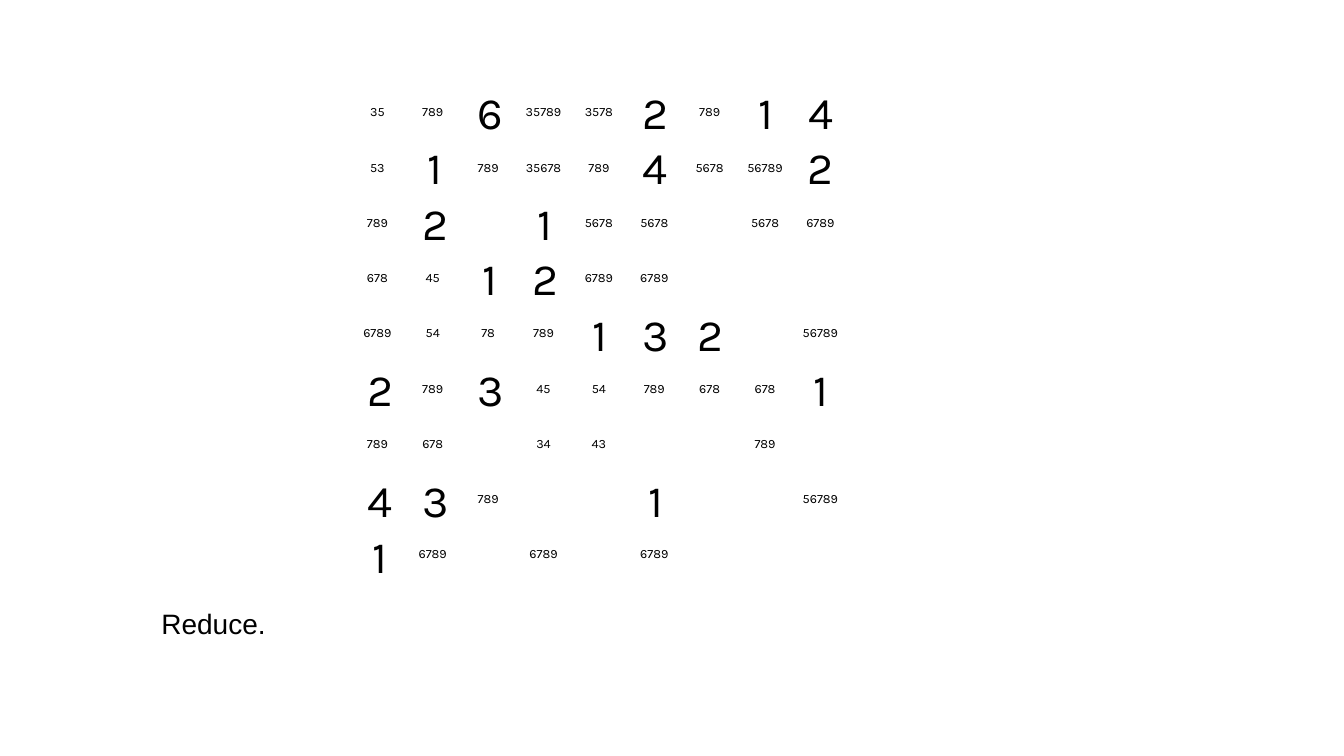
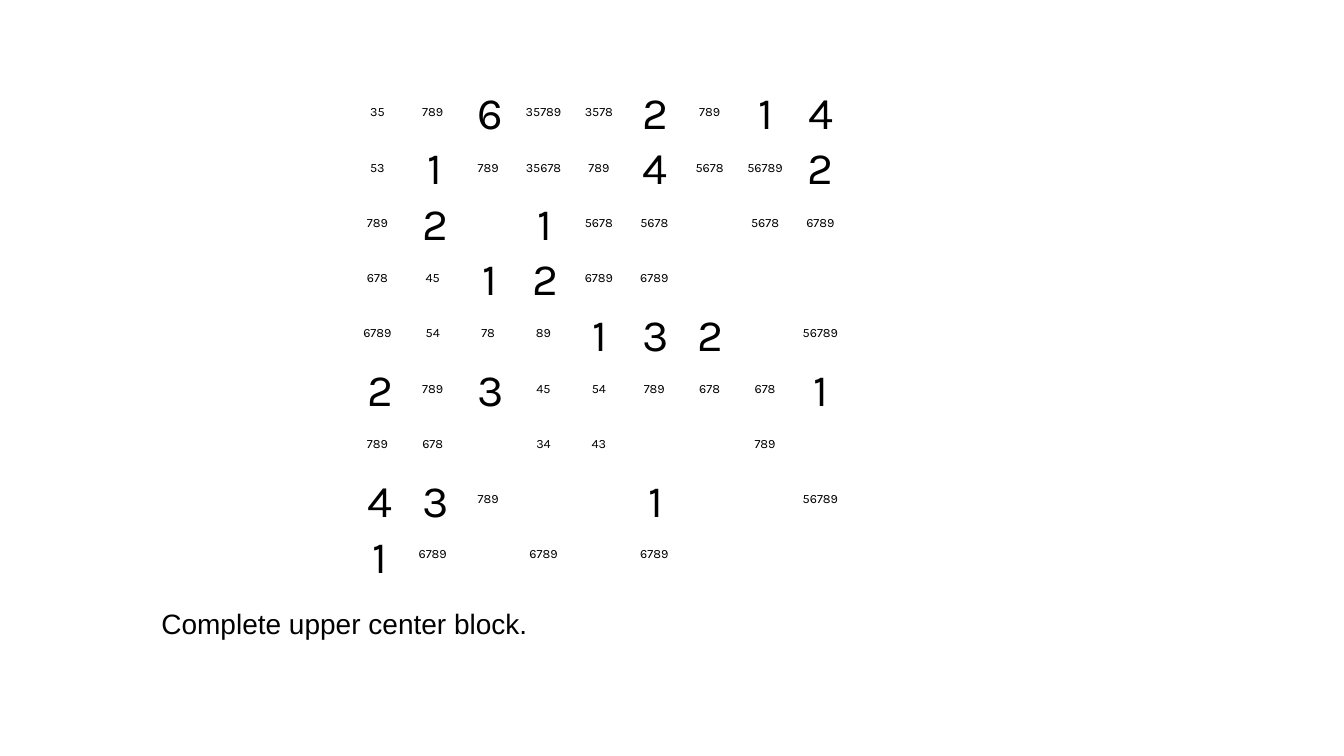
Before and after one commit to jhardis/WSJ_Number_Puzzles, a slide deck: slide 47 of 20260711_2.pptx. Drawn at 1344x756 pixels with LibreOffice and Linux fonts; fonts in the diff are those of the drawing; background and template pictures are left out. Boxes give left, top, right and bottom in pixels: in the first picture for what was removed or moved away, otherwise in the second. Text is boxed around its words. In the diff, an @@ line names an element or a change of style, - is before the commit and + after.

```diff
--- a/20260711_2.pptx
+++ b/20260711_2.pptx
@@ text at (536,329,551,337): text changed @@
-789
+89
@@ text at (161,613,527,639): text changed @@
-Reduce.
+Complete upper center block.
```
Also in this commit, not shown: 23 other slides changed, 1 slide removed.
